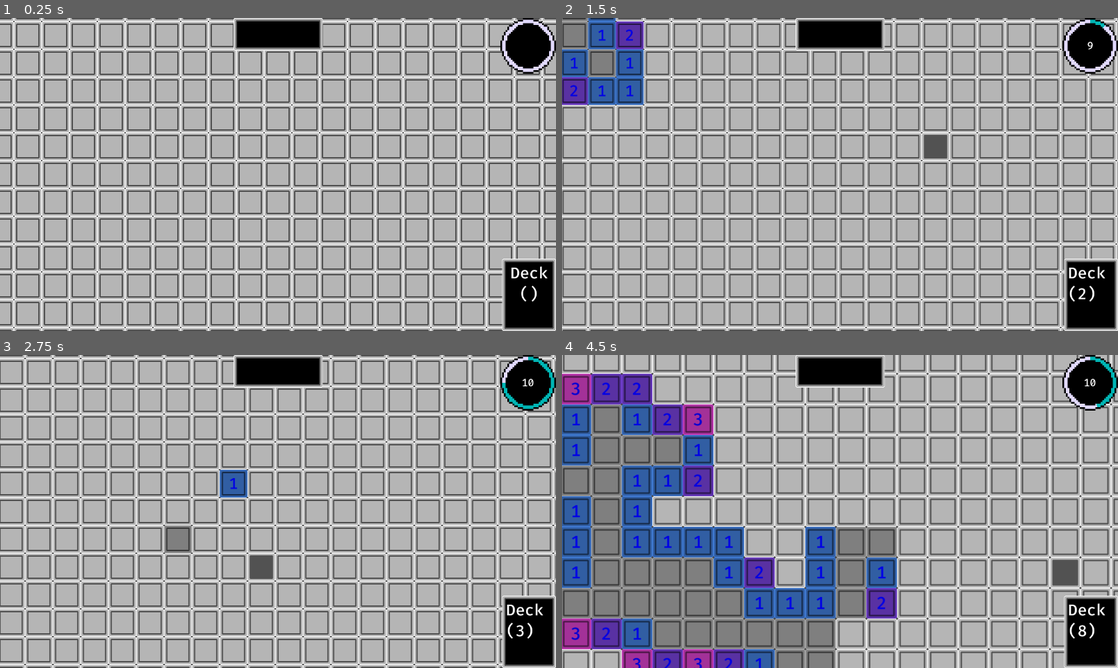
Above: before the commit, frames 1-4 (two rows, left to right).
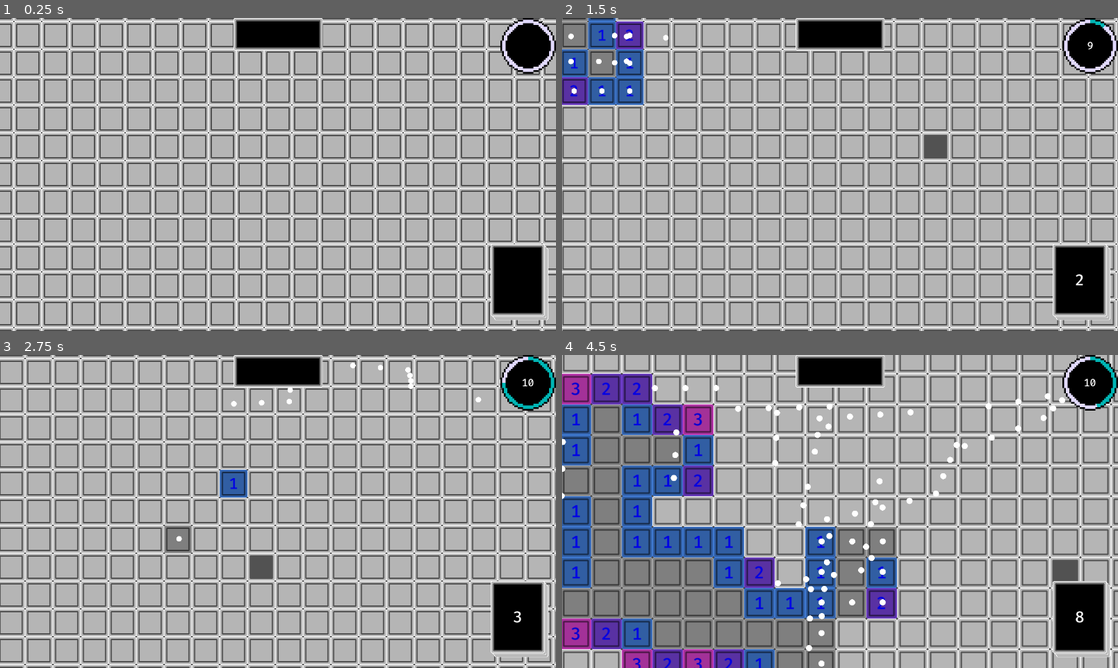
Above: after the commit, the same moments.

Repository: bjornarprytz/mine-sweeter
Game: Godot game, scene res://main.tscn
The game is run twice, just before and just after one commit, with the same random seed, the same clock (stepped at 60 frames per second) and the same inputs.
Inputs (mouse positions are in pixels of both pictures, inside the frame that each line leads up to):
- Up to frame 1 (0.25 s): no input
- Up to frame 2 (1.5 s): click (589, 36) at 0.52 s; move the mouse to (962, 158) at 1.27 s; hold D (move_right) from 1.28 s (still down); hold Middle mouse button (drag) from 1.28 s (still down); click (962, 158) at 1.42 s
- Up to frame 3 (2.75 s): release D (move_right) at 2 s; release Middle mouse button (drag) at 2 s; drag from (166, 527) to (250, 574) at 2.02 s
- Up to frame 4 (4.5 s): move the mouse to (895, 442) at 2.77 s; hold D (move_right) 2.78-3.5 s; hold Mouse wheel up (zoom_in) 2.78-3.5 s; drag from (812, 574) to (673, 464) at 3.52 s; move the mouse to (1006, 558) at 4.27 s; hold A (move_left) from 4.28 s (still down); hold Middle mouse button (drag) from 4.28 s (still down)

The runs differ from the first frame. In frame 1, 1.9% of the frame differs, in the area x 88-100%, y 72-100%; in frame 2, 2.2%; in frame 3, 2.2%; in frame 4, 3.3%, in the area x 0-100%, y 9-100%.

Commit message:
exp flower

Diff:
--- a/src/autoloads/factory.gd
+++ b/src/autoloads/factory.gd
@@ -5,6 +5,7 @@
 
 @onready var cell_spawner = preload("res://cell.tscn")
 @onready var card_spawner = preload("res://card.tscn")
+@onready var exp_flower_spawner = preload("res://flowers/exp_flower.tscn")
 
 const mine_frequency: float = .2
 
@@ -22,3 +23,11 @@
 	card.data = data
 
 	return card
+
+func ExpFlower(origin: Node2D, target: Control) -> ExpFlower:
+	var exp_flower = exp_flower_spawner.instantiate() as ExpFlower
+
+	exp_flower.position = origin.position
+	exp_flower.target = target
+
+	return exp_flower
--- a/src/card.gd
+++ b/src/card.gd
@@ -66,6 +66,14 @@
 @onready var value_label: RichTextLabel = %Value
 
 
+func pop_in():
+	var original_scale = scale
+
+	var tween = create_tween()
+	tween.tween_property(self, "scale", original_scale * 1.4, 0.1)
+	tween.tween_property(self, "scale", original_scale, 0.2)
+	await tween.finished
+
 func _ready() -> void:
 	_update_label()
 
@@ -74,10 +82,12 @@
 	if data == null:
 		return
 
-	var _sign = "-" if data.value < 0 else "+"
+	var _sign = "-" if data.value < 0 else ""
 
-	if data.value == 0:
-		_sign = ""
+	if data.value < 0:
+		modulate = Color(1, 0.5, 0.5) # Light red for negative values
+	else:
+		modulate = Color(0.5, 1, 0.5) # Light green for positive values
 
 	match data.type:
 		Type.VALUE:
--- a/src/card.tscn
+++ b/src/card.tscn
@@ -6,6 +6,7 @@
 custom_minimum_size = Vector2(120, 160)
 offset_right = 120.0
 offset_bottom = 160.0
+pivot_offset = Vector2(60, 80)
 script = ExtResource("1_pgbsw")
 
 [node name="MarginContainer" type="MarginContainer" parent="."]
--- a/src/card_scoring.gd
+++ b/src/card_scoring.gd
@@ -18,6 +18,7 @@
 	score_label.append_text("[center]%d" % score)
 
 func score_cards(cards: Array[Card.Data]) -> int:
+	score = 0
 	for card in cards:
 		await _score_card(Create.Card(card))
 		await get_tree().create_timer(1.0).timeout
@@ -25,13 +26,9 @@
 	return pop_result()
 
 func _score_card(card: Card):
-	var original_scale = card.scale
-	card.scale = Vector2.ZERO
 	card_container.add_child(card)
 
-	var tween = create_tween().set_ease(Tween.EASE_OUT).set_trans(Tween.TRANS_ELASTIC)
-	tween.tween_property(card, "scale", original_scale, .5)
-	await tween.finished
+	await card.pop_in()
 
 	match card.data.type:
 		Card.Type.MULTIPLIER:
@@ -41,8 +38,6 @@
 
 
 func pop_result() -> int:
-	var result = score
-	score = 0
 	for card in card_container.get_children():
 		card.queue_free()
-	return result
+	return score
--- a/src/deck.gd
+++ b/src/deck.gd
@@ -7,8 +7,7 @@
 
 func add_card(card: Card.Data) -> void:
 	cards.push_back(card)
-	label.clear()
-	label.append_text("Deck (%s)" % str(cards.size()))
+	label.text = str(cards.size())
 
 func pop_cards(n: int) -> Array[Card.Data]:
 	var drawn_cards: Array[Card.Data] = []
@@ -18,8 +17,7 @@
 			break
 		drawn_cards.push_back(cards.pop_front())
 
-	label.clear()
-	label.append_text("Deck (%s)" % str(cards.size()))
+	label.text = str(cards.size())
 
 	return drawn_cards
 
--- a/src/deck.tscn
+++ b/src/deck.tscn
@@ -1,14 +1,52 @@
-[gd_scene load_steps=2 format=3 uid="uid://cx0f7aqu2rweo"]
+[gd_scene load_steps=3 format=3 uid="uid://cx0f7aqu2rweo"]
 
 [ext_resource type="Script" path="res://deck.gd" id="1_euoki"]
+[ext_resource type="Texture2D" uid="uid://b3j5t5dtouj45" path="res://assets/panel-texture.png" id="2_58kej"]
 
-[node name="PanelContainer" type="PanelContainer"]
+[node name="Deck" type="Control"]
+custom_minimum_size = Vector2(150, 200)
+layout_mode = 3
+anchors_preset = 0
+offset_right = 150.0
+offset_bottom = 200.0
+script = ExtResource("1_euoki")
+
+[node name="BackCard" type="NinePatchRect" parent="."]
+texture_filter = 1
+layout_mode = 0
+offset_left = 8.0
+offset_top = 9.0
+offset_right = 132.0
+offset_bottom = 175.0
+texture = ExtResource("2_58kej")
+patch_margin_left = 8
+patch_margin_top = 8
+patch_margin_right = 8
+patch_margin_bottom = 8
+
+[node name="MiddleCard" type="NinePatchRect" parent="."]
+texture_filter = 1
+layout_mode = 0
+offset_left = 4.0
+offset_top = 4.0
+offset_right = 128.0
+offset_bottom = 170.0
+texture = ExtResource("2_58kej")
+patch_margin_left = 8
+patch_margin_top = 8
+patch_margin_right = 8
+patch_margin_bottom = 8
+
+[node name="PanelContainer" type="PanelContainer" parent="."]
+layout_mode = 0
 offset_right = 124.0
 offset_bottom = 166.0
-script = ExtResource("1_euoki")
 
-[node name="Label" type="RichTextLabel" parent="."]
+[node name="CenterContainer" type="CenterContainer" parent="PanelContainer"]
+layout_mode = 2
+
+[node name="Label" type="RichTextLabel" parent="PanelContainer/CenterContainer"]
 unique_name_in_owner = true
 layout_mode = 2
-bbcode_enabled = true
-text = "[center]Deck()"
+fit_content = true
+autowrap_mode = 0
--- /dev/null
+++ b/src/flowers/exp_flower.gd
@@ -0,0 +1,20 @@
+class_name ExpFlower
+extends Sprite2D
+
+var target: Control
+var camera: Camera2D
+
+var velocity := 0.0
+
+func _ready() -> void:
+	camera = get_viewport().get_camera_2d()
+
+func _process(delta: float) -> void:
+	# Convert the UI element's position to world space
+	var target_world_pos = get_canvas_transform().affine_inverse() * (target.position + (target.get_rect().size / 2))
+	# Lerp towards the world-space position
+	position = position.move_toward(target_world_pos, delta * velocity)
+	velocity += delta*1000.0
+	# Remove the sprite once it is close enough to the target position
+	if position.distance_to(target_world_pos) < 1:
+		queue_free()
--- /dev/null
+++ b/src/flowers/exp_flower.tscn
@@ -0,0 +1,9 @@
+[gd_scene load_steps=3 format=3 uid="uid://j1khj71binl7"]
+
+[ext_resource type="Texture2D" uid="uid://cfmwg40thifnj" path="res://assets/circle.png" id="1_p7ymn"]
+[ext_resource type="Script" path="res://flowers/exp_flower.gd" id="2_jvon8"]
+
+[node name="ExpFlower" type="Sprite2D"]
+scale = Vector2(0.1, 0.1)
+texture = ExtResource("1_p7ymn")
+script = ExtResource("2_jvon8")
--- a/src/main.gd
+++ b/src/main.gd
@@ -29,6 +29,7 @@
 	camera.position = map.get_center_cell().position
 
 func _on_cell_revealed(cell: Cell):
+	add_child(Create.ExpFlower(cell, exp_progress))
 	experience -= 1
 	exp_label.clear()
 	exp_label.append_text("[center]%s[/center]" % str(next_level - experience))
@@ -79,6 +80,8 @@
 
 	var result = await card_scoring.score_cards(cards_to_score)
 
+	await get_tree().create_timer(2).timeout
+
 	for card in cards_to_score:
 		deck.add_card(card)
 
--- a/src/main.tscn
+++ b/src/main.tscn
@@ -20,8 +20,8 @@
 anchor_top = 1.0
 anchor_right = 1.0
 anchor_bottom = 1.0
-offset_left = -124.0
-offset_top = -166.0
+offset_left = -150.0
+offset_top = -200.0
 offset_right = 0.0
 offset_bottom = 0.0
 grow_horizontal = 0
@@ -39,6 +39,7 @@
 [node name="ScoreLabel" type="RichTextLabel" parent="CanvasLayer/ScoreContainer"]
 unique_name_in_owner = true
 layout_mode = 2
+fit_content = true
 
 [node name="ExpProgress" type="TextureProgressBar" parent="CanvasLayer"]
 unique_name_in_owner = true
Not shown, changed: readme.md
